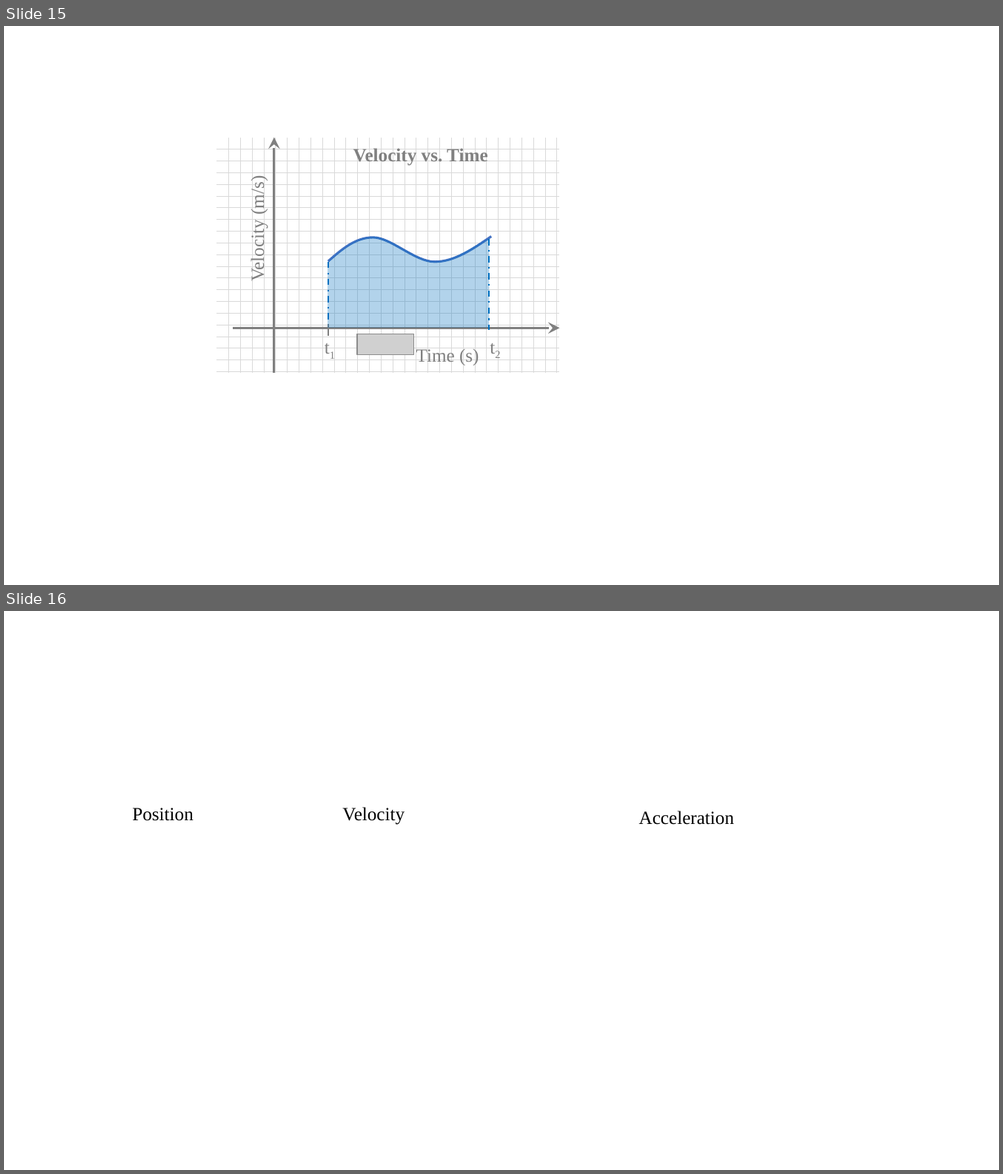
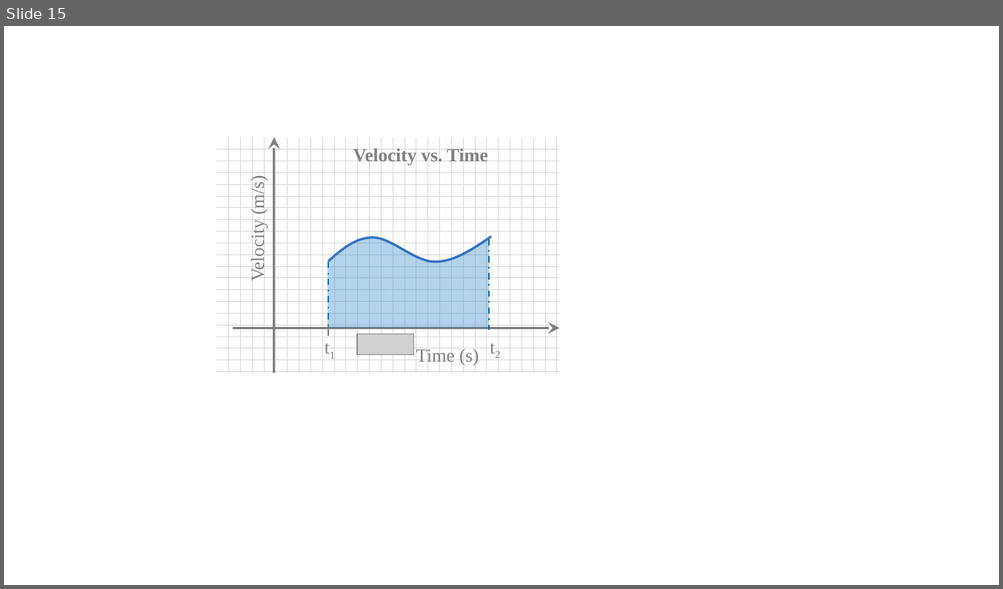
Before and after one commit to acharya2024/myProject01, a slide deck: 01_ME/03_Motion in 1D/img/img.pptx. Shown one above the other, each under a label of ours: slides 15 and 16 before the commit, slide 15 after it. The pictures are 1003x1174 and 1003x589 pixels, drawn with LibreOffice and Linux fonts; fonts in the diff are those of the drawing; grey boxes stand for pictures. Boxes give left, top, right and bottom in pixels: in the first picture for what was removed or moved away, otherwise in the second. Text is boxed around its words. In the diff, an @@ line names an element or a change of style, - is before the commit and + after.

```diff
--- a/01_ME/03_Motion in 1D/img/img.pptx
+++ b/01_ME/03_Motion in 1D/img/img.pptx
@@ slide 16 removed at [4,611,999,1170], background #FFFFFF @@
@@ text removed at [132,808,193,821] @@
-Position
@@ text removed at [342,807,404,825] @@
-Velocity
@@ text removed at [639,811,734,825] @@
-Acceleration
```
Also in this commit, not shown: 1 slide added, 6 other files.
